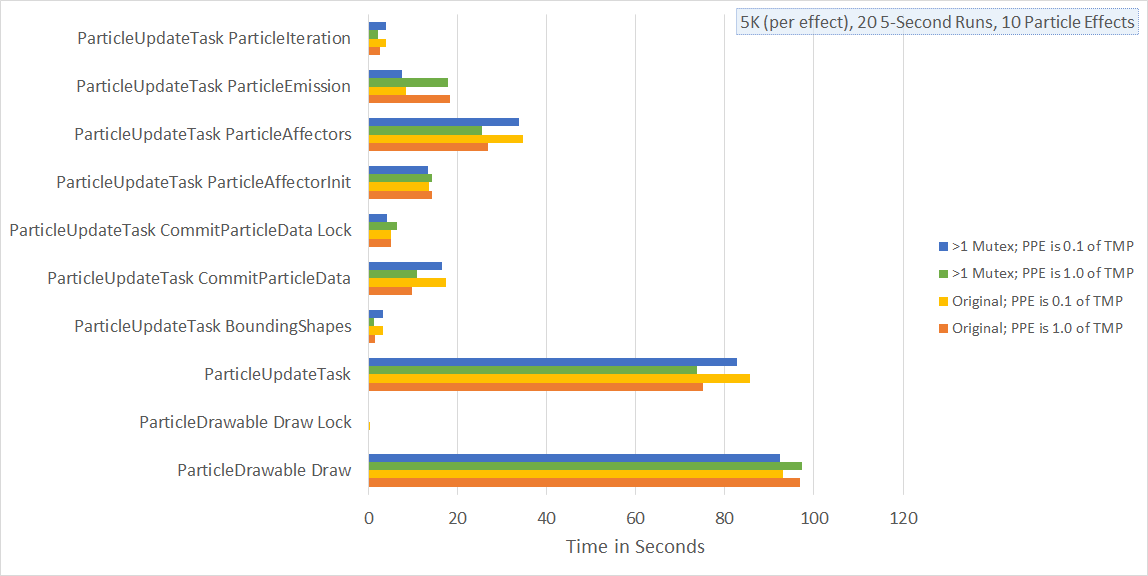
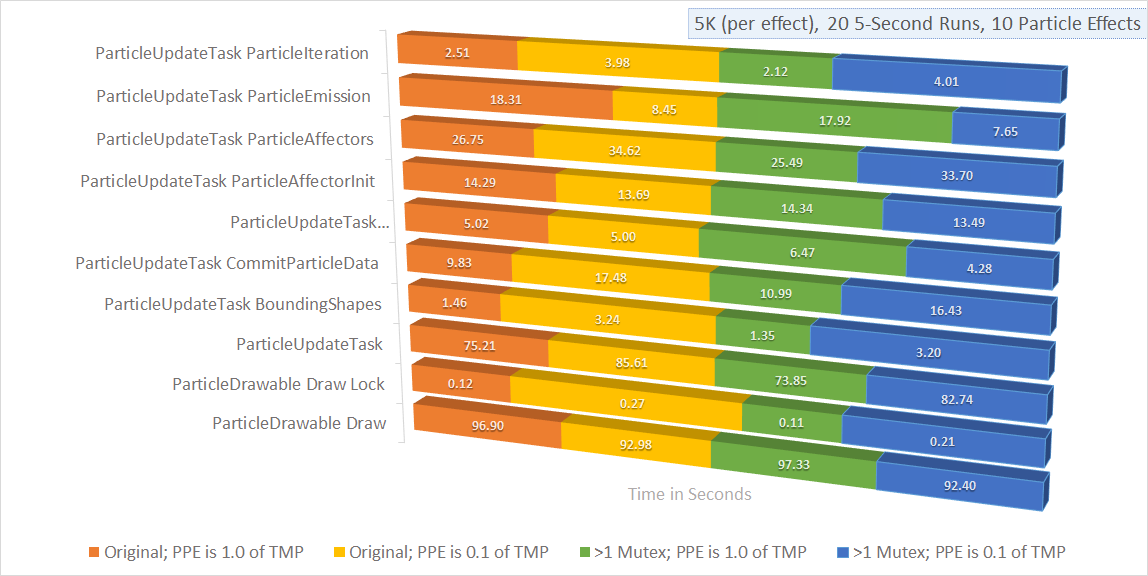
Revision of a layered 1148 x 576 image; what changed, layer by layer:
added layer "Layer 3" above "Layer 2" over box(10, 8, 1147, 561)
